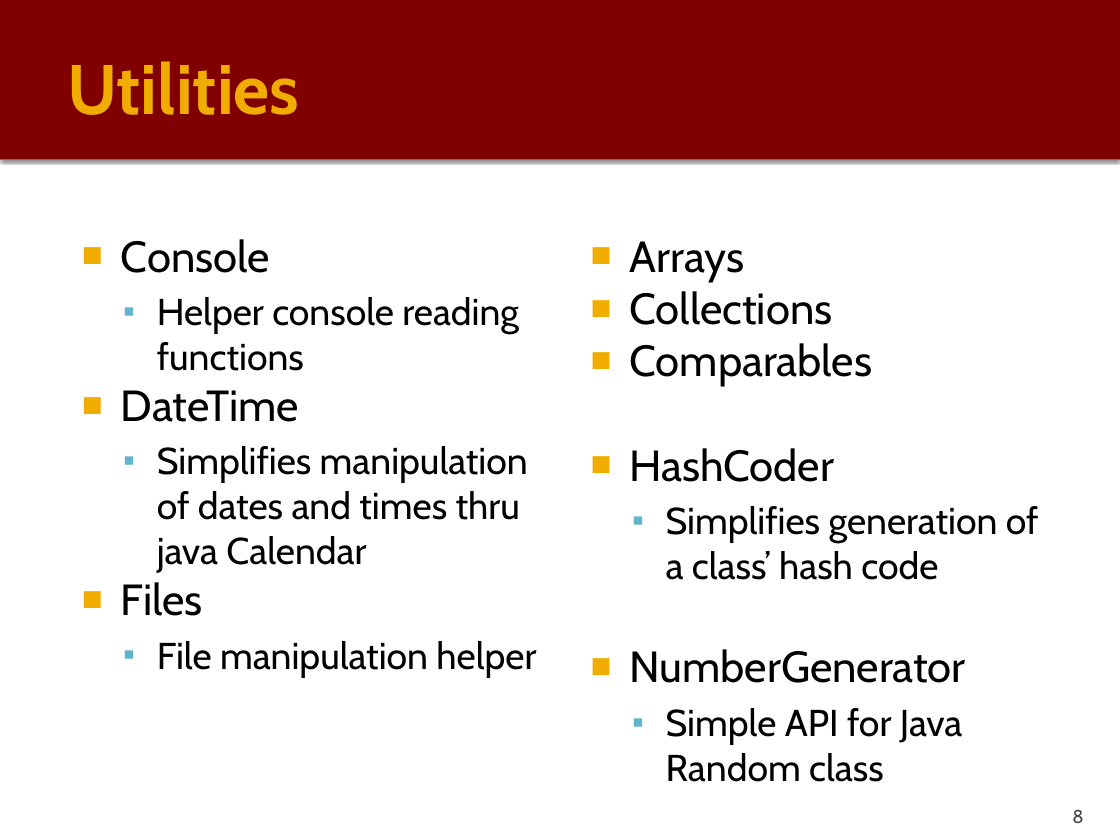
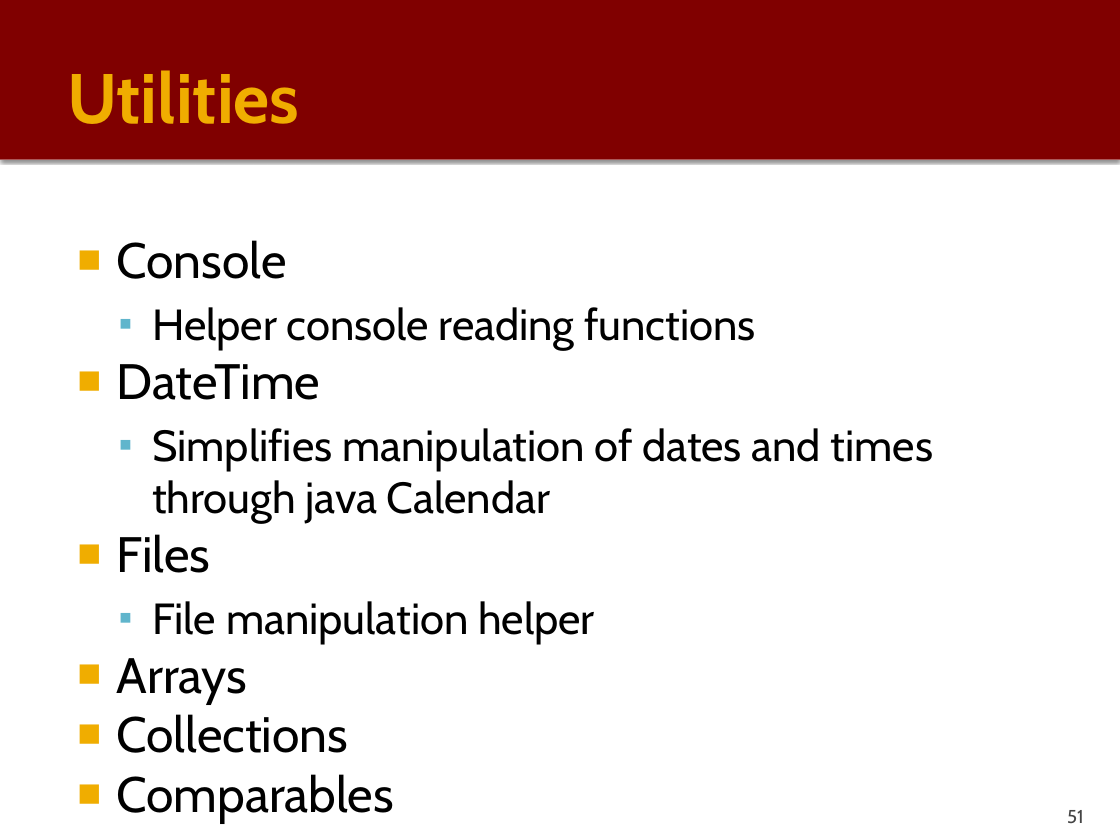
Before and after one commit to PauloGandraSousa/eapliframework, a slide deck: slide 51 of documentation/eapli.framework-Tech-Description.pptx (slide 8 before the commit). Drawn at 1120x840 pixels with LibreOffice and Linux fonts; fonts in the diff are those of the drawing. Boxes give left, top, right and bottom in pixels: in the first picture for what was removed or moved away, otherwise in the second. Text is boxed around its words. In the diff, an @@ line names an element or a change of style, - is before the commit and + after.

```diff
--- a/documentation/eapli.framework-Tech-Description.pptx
+++ b/documentation/eapli.framework-Tech-Description.pptx
@@ title "Utilities": place and size @@
-title "Utilities" at bbox=[67, 61, 299, 115]
+title "Utilities" at bbox=[67, 70, 299, 124]
@@ text at bbox=[116, 240, 755, 644]: size 28 to 32 pt in "Console", "DateTime", "Files"; size 24 to 28 pt in "Helper console reading functions", "File manipulation helper" @@
@@ text removed at bbox=[630, 241, 1039, 782] @@
-■ Arrays
-■ Collections
-■ Comparables
-■ HashCoder
-  ▪ Simplifies generation of a class’ hash code
-■ NumberGenerator
-  ▪ Simple API for Java Random class
@@ text at bbox=[152, 428, 933, 524]: text changed; size 24 to 28 pt @@
-  ▪ Simplifies manipulation of dates and times thru java Calendar
+  ▪ Simplifies manipulation of dates and times through java Calendar
@@ text at bbox=[116, 658, 348, 753]: paragraphs added @@
+■ Arrays
+■ Collections
+■ Comparables
@@ page number at bbox=[1067, 810, 1084, 823]: text changed @@
-8
+51
```
Also in this commit, not shown: 18 other slides changed, 33 slides added, 8 slides removed, 1 other file.
